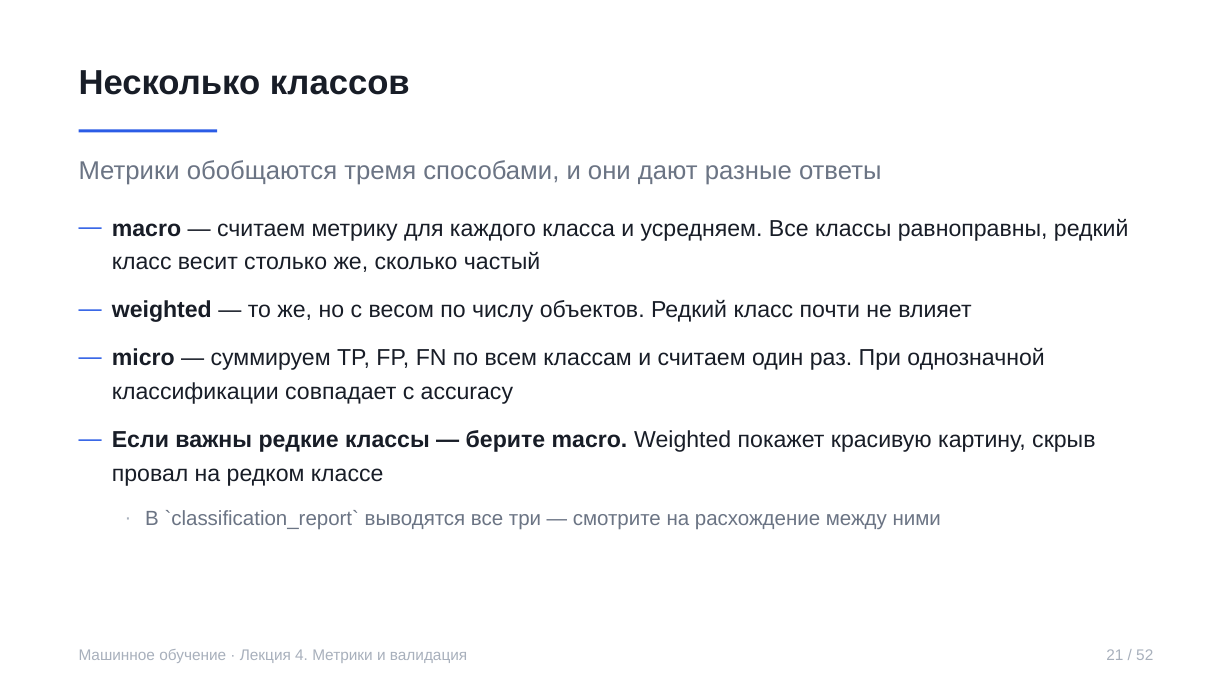
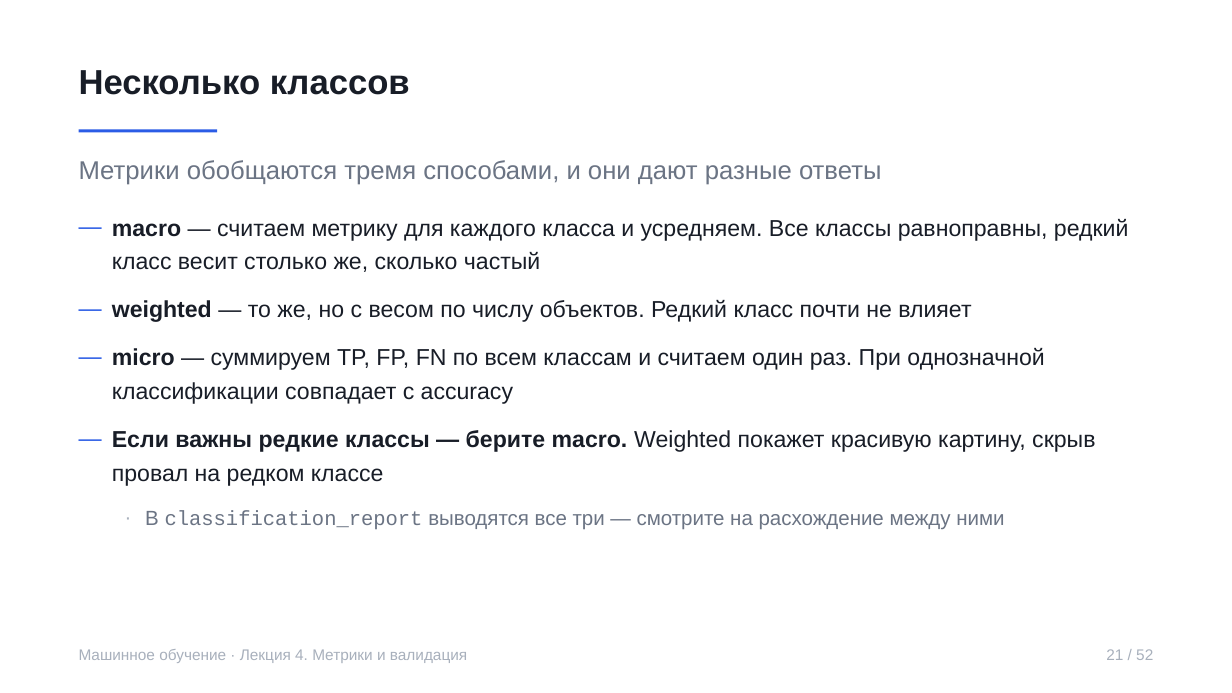
Before and after one commit to rustam-azimov/ml-course-hse, a slide deck: slide 21 of lectures/lecture04.pptx. Drawn at 1232x693 pixels with LibreOffice and Linux fonts; fonts in the diff are those of the drawing. Boxes give left, top, right and bottom in pixels: in the first picture for what was removed or moved away, otherwise in the second. Text is boxed around its words. In the diff, an @@ line names an element or a change of style, - is before the commit and + after.

```diff
--- a/lectures/lecture04.pptx
+++ b/lectures/lecture04.pptx
@@ text at (145,511,1004,529): text changed @@
-· В `classification_report` выводятся все три — смотрите на расхождение между ними
+· В classification_report выводятся все три — смотрите на расхождение между ними
```
Also in this commit, not shown: 3 other files.
